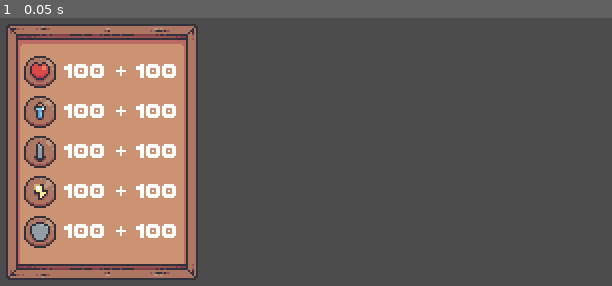
Above: before the commit, frame 1.
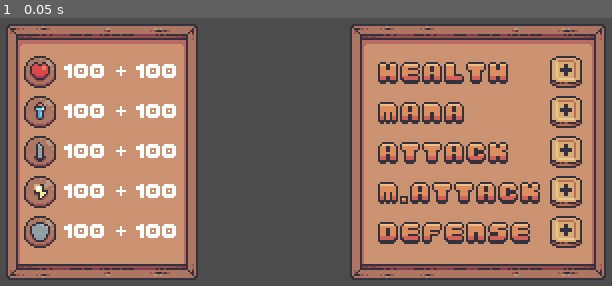
Above: after the commit, the same moment.

Repository: soapmactavish23/dawn-forest
Game: Godot game, scene res://scenes/interface/player/stats/stats_container.tscn
Two runs of this game, one before a commit and one after it. Both use one fixed random seed, a clock stepped at 60 frames per second and the inputs below. This scene is started directly instead of the project's main scene.
Inputs:
- Up to frame 1 (0.05 s): no input

The runs differ from the first frame. In frame 1, 40% of the frame differs, in the area x 57-100%, y 2-98%.

Commit message:
140. Container da Direita.

Diff:
--- a/scenes/interface/player/stats/stats_container.tscn
+++ b/scenes/interface/player/stats/stats_container.tscn
@@ -7,6 +7,13 @@
 [ext_resource path="res://assets/interface/stats/icon/attack_icon.png" type="Texture" id=5]
 [ext_resource path="res://assets/interface/stats/icon/magic_attack_icon.png" type="Texture" id=6]
 [ext_resource path="res://assets/interface/stats/icon/shield_icon.png" type="Texture" id=7]
+[ext_resource path="res://assets/interface/stats/background/right_stats_background.png" type="Texture" id=8]
+[ext_resource path="res://assets/interface/stats/icon/increase_stats_icon.png" type="Texture" id=9]
+[ext_resource path="res://assets/interface/stats/text/stats_text/big/health.png" type="Texture" id=10]
+[ext_resource path="res://assets/interface/stats/text/stats_text/big/mana.png" type="Texture" id=11]
+[ext_resource path="res://assets/interface/stats/text/stats_text/big/attack.png" type="Texture" id=12]
+[ext_resource path="res://assets/interface/stats/text/stats_text/big/magic_attack.png" type="Texture" id=13]
+[ext_resource path="res://assets/interface/stats/text/stats_text/big/defense.png" type="Texture" id=14]
 
 [sub_resource type="DynamicFont" id=1]
 font_data = ExtResource( 3 )
@@ -177,3 +184,163 @@
 custom_fonts/font = SubResource( 1 )
 text = "100"
 valign = 1
+
+[node name="RightContainer" type="TextureRect" parent="."]
+anchor_left = 1.0
+anchor_top = 1.0
+anchor_right = 1.0
+anchor_bottom = 1.0
+margin_left = -138.0
+margin_top = -138.0
+margin_right = -10.0
+margin_bottom = -10.0
+texture = ExtResource( 8 )
+
+[node name="VContainer" type="VBoxContainer" parent="RightContainer"]
+anchor_left = 0.5
+anchor_top = 0.5
+anchor_right = 0.5
+anchor_bottom = 0.5
+margin_left = -51.5
+margin_top = -48.0
+margin_right = 51.5
+margin_bottom = 48.0
+
+[node name="HealthContainer" type="HBoxContainer" parent="RightContainer/VContainer"]
+margin_right = 103.0
+margin_bottom = 16.0
+
+[node name="VContainer" type="VBoxContainer" parent="RightContainer/VContainer/HealthContainer"]
+margin_right = 83.0
+margin_bottom = 16.0
+rect_min_size = Vector2( 83, 16 )
+custom_constants/separation = 0
+
+[node name="Margin" type="Control" parent="RightContainer/VContainer/HealthContainer/VContainer"]
+margin_right = 83.0
+margin_bottom = 3.0
+rect_min_size = Vector2( 0, 3 )
+
+[node name="Icon" type="TextureRect" parent="RightContainer/VContainer/HealthContainer/VContainer"]
+margin_top = 3.0
+margin_right = 83.0
+margin_bottom = 14.0
+texture = ExtResource( 10 )
+
+[node name="Plus" type="TextureButton" parent="RightContainer/VContainer/HealthContainer"]
+margin_left = 87.0
+margin_right = 103.0
+margin_bottom = 16.0
+texture_normal = ExtResource( 9 )
+
+[node name="ManaContainer" type="HBoxContainer" parent="RightContainer/VContainer"]
+margin_top = 20.0
+margin_right = 103.0
+margin_bottom = 36.0
+
+[node name="VContainer" type="VBoxContainer" parent="RightContainer/VContainer/ManaContainer"]
+margin_right = 83.0
+margin_bottom = 16.0
+rect_min_size = Vector2( 83, 16 )
+custom_constants/separation = 0
+
+[node name="Margin" type="Control" parent="RightContainer/VContainer/ManaContainer/VContainer"]
+margin_right = 83.0
+margin_bottom = 3.0
+rect_min_size = Vector2( 0, 3 )
+
+[node name="Icon" type="TextureRect" parent="RightContainer/VContainer/ManaContainer/VContainer"]
+margin_top = 3.0
+margin_right = 83.0
+margin_bottom = 14.0
+texture = ExtResource( 11 )
+
+[node name="Plus" type="TextureButton" parent="RightContainer/VContainer/ManaContainer"]
+margin_left = 87.0
+margin_right = 103.0
+margin_bottom = 16.0
+texture_normal = ExtResource( 9 )
+
+[node name="AttackContainer" type="HBoxContainer" parent="RightContainer/VContainer"]
+margin_top = 40.0
+margin_right = 103.0
+margin_bottom = 56.0
+
+[node name="VContainer" type="VBoxContainer" parent="RightContainer/VContainer/AttackContainer"]
+margin_right = 83.0
+margin_bottom = 16.0
+rect_min_size = Vector2( 83, 16 )
+custom_constants/separation = 0
+
+[node name="Margin" type="Control" parent="RightContainer/VContainer/AttackContainer/VContainer"]
+margin_right = 83.0
+margin_bottom = 3.0
+rect_min_size = Vector2( 0, 3 )
+
+[node name="Icon" type="TextureRect" parent="RightContainer/VContainer/AttackContainer/VContainer"]
+margin_top = 3.0
+margin_right = 83.0
+margin_bottom = 14.0
+texture = ExtResource( 12 )
+
+[node name="Plus" type="TextureButton" parent="RightContainer/VContainer/AttackContainer"]
+margin_left = 87.0
+margin_right = 103.0
+margin_bottom = 16.0
+texture_normal = ExtResource( 9 )
+
+[node name="MagicAttackContainer" type="HBoxContainer" parent="RightContainer/VContainer"]
+margin_top = 60.0
+margin_right = 103.0
+margin_bottom = 76.0
+
+[node name="VContainer" type="VBoxContainer" parent="RightContainer/VContainer/MagicAttackContainer"]
+margin_right = 83.0
+margin_bottom = 16.0
+rect_min_size = Vector2( 83, 16 )
+custom_constants/separation = 0
+
+[node name="Margin" type="Control" parent="RightContainer/VContainer/MagicAttackContainer/VContainer"]
+margin_right = 83.0
+margin_bottom = 3.0
+rect_min_size = Vector2( 0, 3 )
+
+[node name="Icon" type="TextureRect" parent="RightContainer/VContainer/MagicAttackContainer/VContainer"]
+margin_top = 3.0
+margin_right = 83.0
+margin_bottom = 14.0
+texture = ExtResource( 13 )
+
+[node name="Plus" type="TextureButton" parent="RightContainer/VContainer/MagicAttackContainer"]
+margin_left = 87.0
+margin_right = 103.0
+margin_bottom = 16.0
+texture_normal = ExtResource( 9 )
+
+[node name="DefenseContainer" type="HBoxContainer" parent="RightContainer/VContainer"]
+margin_top = 80.0
+margin_right = 103.0
+margin_bottom = 96.0
+
+[node name="VContainer" type="VBoxContainer" parent="RightContainer/VContainer/DefenseContainer"]
+margin_right = 83.0
+margin_bottom = 16.0
+rect_min_size = Vector2( 83, 16 )
+custom_constants/separation = 0
+
+[node name="Margin" type="Control" parent="RightContainer/VContainer/DefenseContainer/VContainer"]
+margin_right = 83.0
+margin_bottom = 3.0
+rect_min_size = Vector2( 0, 3 )
+
+[node name="Icon" type="TextureRect" parent="RightContainer/VContainer/DefenseContainer/VContainer"]
+margin_top = 3.0
+margin_right = 83.0
+margin_bottom = 14.0
+texture = ExtResource( 14 )
+
+[node name="Plus" type="TextureButton" parent="RightContainer/VContainer/DefenseContainer"]
+margin_left = 87.0
+margin_right = 103.0
+margin_bottom = 16.0
+texture_normal = ExtResource( 9 )
Not shown: 1 places in scenes/interface/player/stats/stats_container.tscn that only renumber resources
